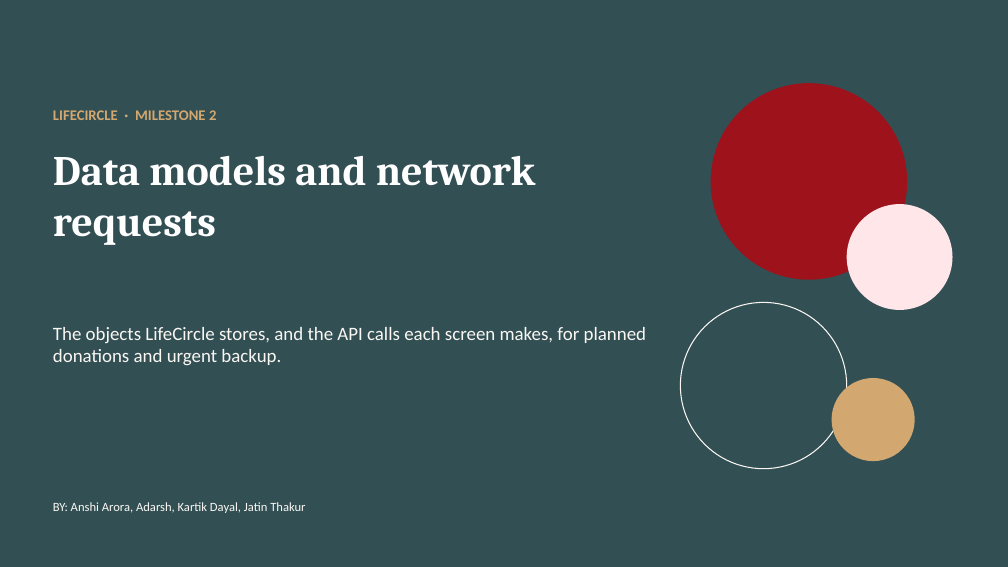
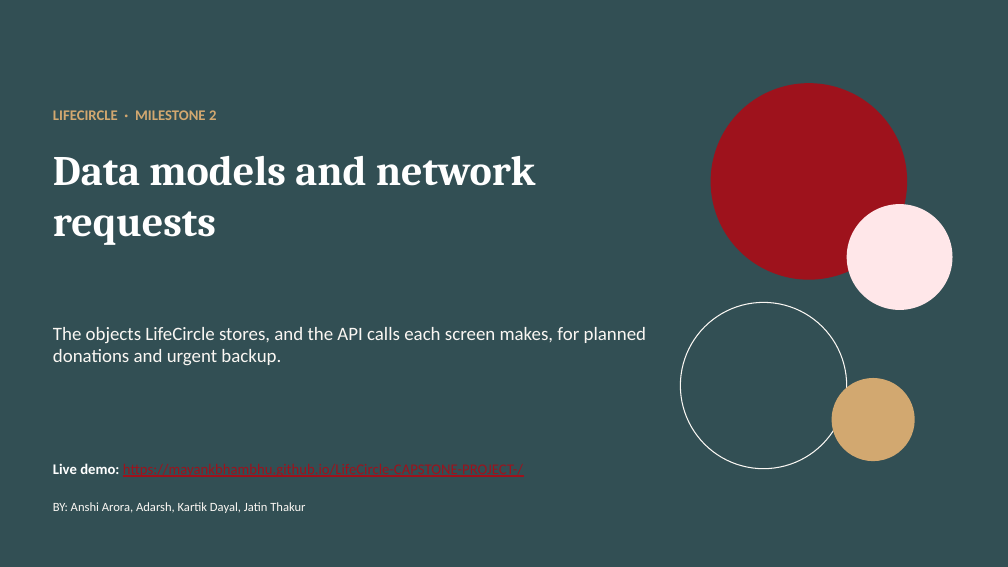
Before and after one commit to mayankbhambhu/LifeCircle-CAPSTONE-PROJECT-, a slide deck: slide 1 of docs/presentations/LifeCircle_Milestone2.pptx. Drawn at 1008x567 pixels with LibreOffice and Linux fonts; fonts in the diff are those of the drawing. Boxes give left, top, right and bottom in pixels: in the first picture for what was removed or moved away, otherwise in the second. Text is boxed around its words. In the diff, an @@ line names an element or a change of style, - is before the commit and + after.

```diff
--- a/docs/presentations/LifeCircle_Milestone2.pptx
+++ b/docs/presentations/LifeCircle_Milestone2.pptx
@@ text added at bbox=[53, 463, 523, 477], 14 pt, text #9E121C, underline @@
+Live demo: https://mayankbhambhu.github.io/LifeCircle-CAPSTONE-PROJECT-/
```
Also in this commit, not shown: 4 other slides changed, 2 slides added, 1 slide removed, 13 other files.
